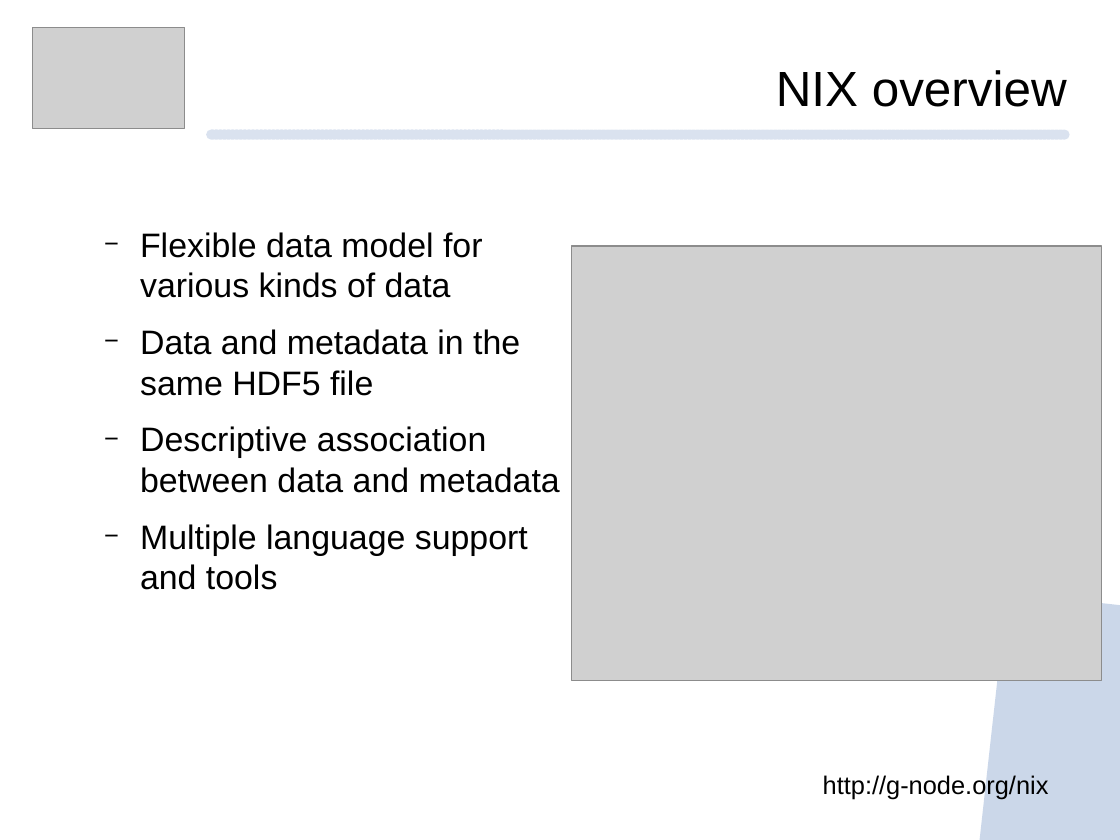
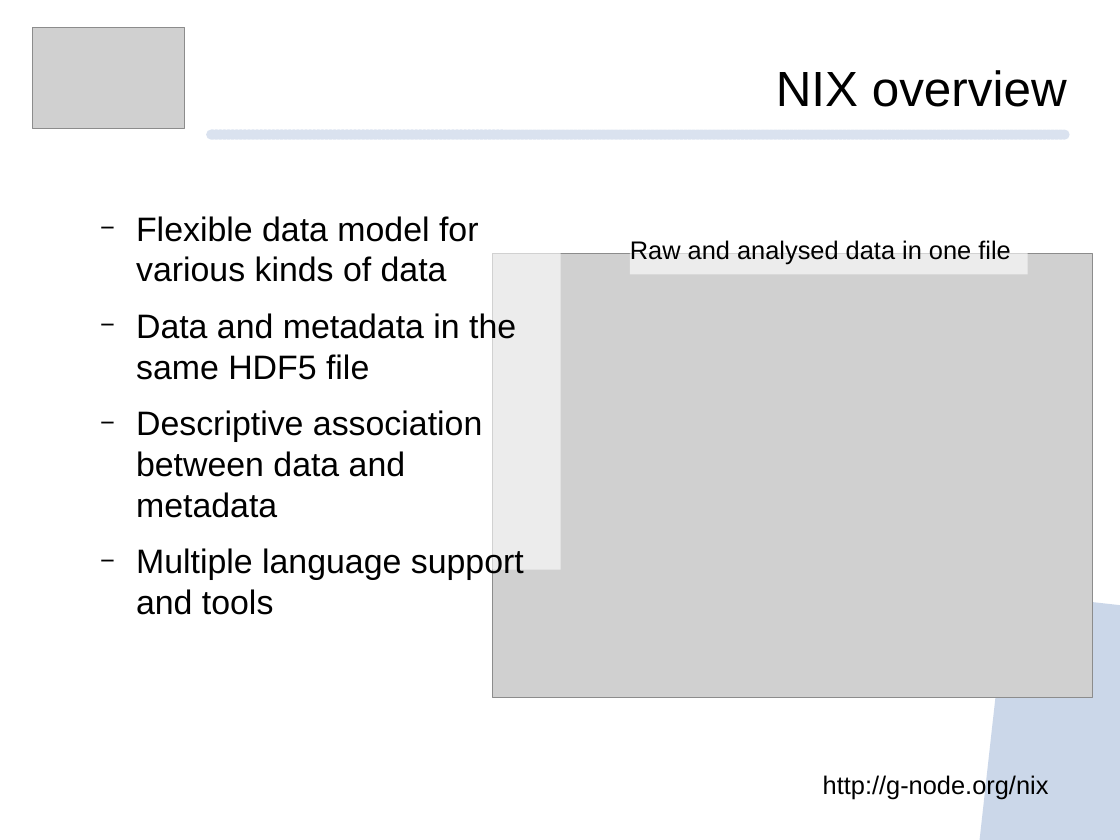
Before and after one commit to mpsonntag/prespost, a slide deck: slide 8 of 202009_BCCN_online/202009_BCCN_Online_conference.odp. Drawn at 1120x840 pixels with LibreOffice and Linux fonts; fonts in the diff are those of the drawing; grey boxes stand for pictures; background and template pictures are left out. Boxes give left, top, right and bottom in pixels: in the first picture for what was removed or moved away, otherwise in the second. Text is boxed around its words. In the diff, an @@ line names an element or a change of style, - is before the commit and + after.

Commit message:
[202009 BCCN] Update slides NIX images

```diff
--- a/202009_BCCN_online/202009_BCCN_Online_conference.odp
+++ b/202009_BCCN_online/202009_BCCN_Online_conference.odp
@@ text "Flexible data model for various ...": place and size @@
-text "Flexible data model for various ..." at [140, 232, 560, 590]
+text "Flexible data model for various ..." at [40, 207, 560, 569]
@@ text "Flexible data model for various ..." at [40, 207, 560, 569]: fill none to #FFFFFF at 60% opacity @@
@@ text added at [630, 235, 1028, 274], fill #FFFFFF at 61% opacity, 18 pt, text #000000 @@
+Raw and analysed data in one file
@@ picture: place and size @@
-picture at [571, 246, 1102, 680]
+picture at [493, 254, 1093, 698]
```
Also in this commit, not shown: 4 other slides changed.
